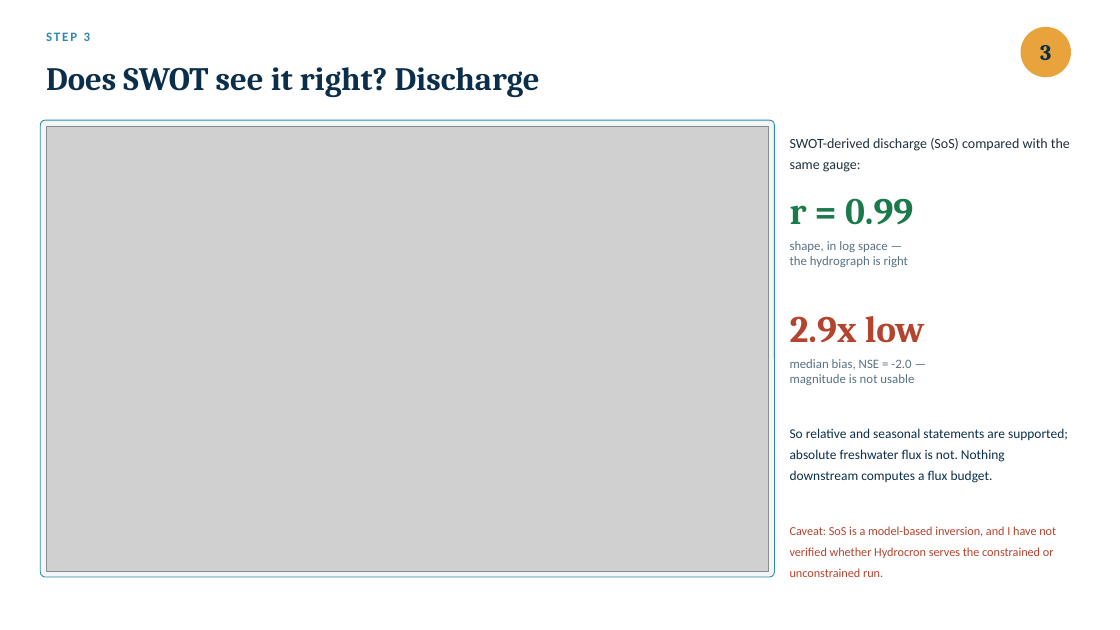
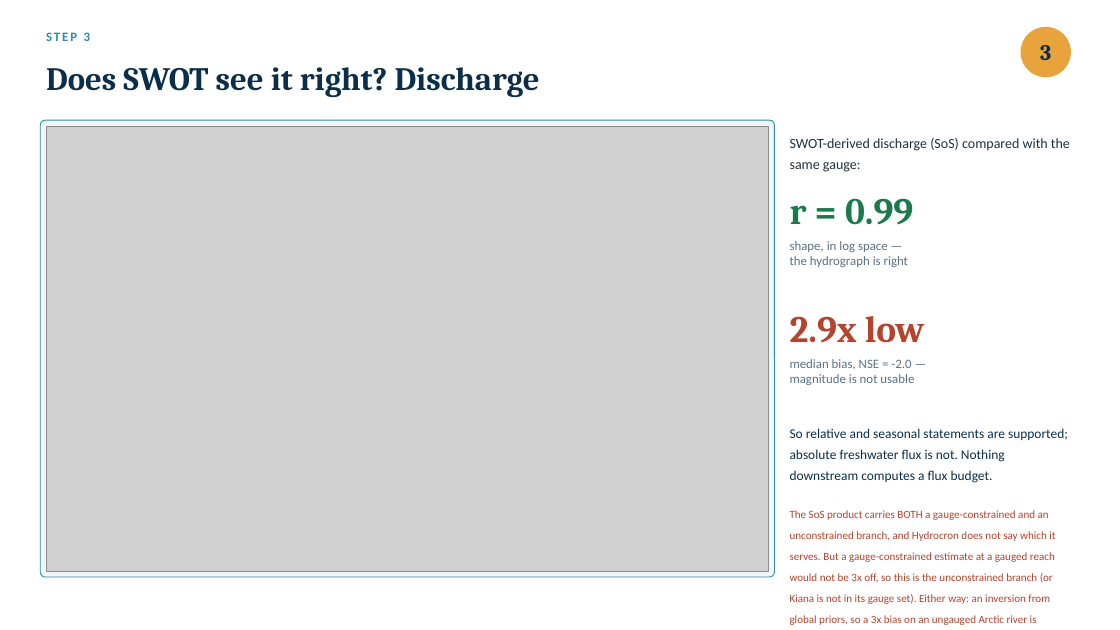
Before and after one commit to tmittal22/swot-kotzebue-sound, a slide deck: slide 5 of deck/Kotzebue_Sequential_Walkthrough.pptx. Drawn at 1120x630 pixels with LibreOffice and Linux fonts; fonts in the diff are those of the drawing; grey boxes stand for pictures. Boxes give left, top, right and bottom in pixels: in the first picture for what was removed or moved away, otherwise in the second. Text is boxed around its words. In the diff, an @@ line names an element or a change of style, - is before the commit and + after.

```diff
--- a/deck/Kotzebue_Sequential_Walkthrough.pptx
+++ b/deck/Kotzebue_Sequential_Walkthrough.pptx
@@ text at bbox=[790, 510, 1055, 625]: text changed; size 10.5 to 9.5 pt @@
-Caveat: SoS is a model-based inversion, and I have not verified whether Hydrocron serves the constrained or unconstrained run.
+The SoS product carries BOTH a gauge-constrained and an unconstrained branch, and Hydrocron does not say which it serves. But a gauge-constrained estimate at a gauged reach would not be 3x off, so this is the unconstrained branch (or Kiana is not in its gauge set). Either way: an inversion from global priors, so a 3x bias on an ungauged Arctic river is expected, not a failure.
```
Also in this commit, not shown: 3 slides added, 8 other files.
